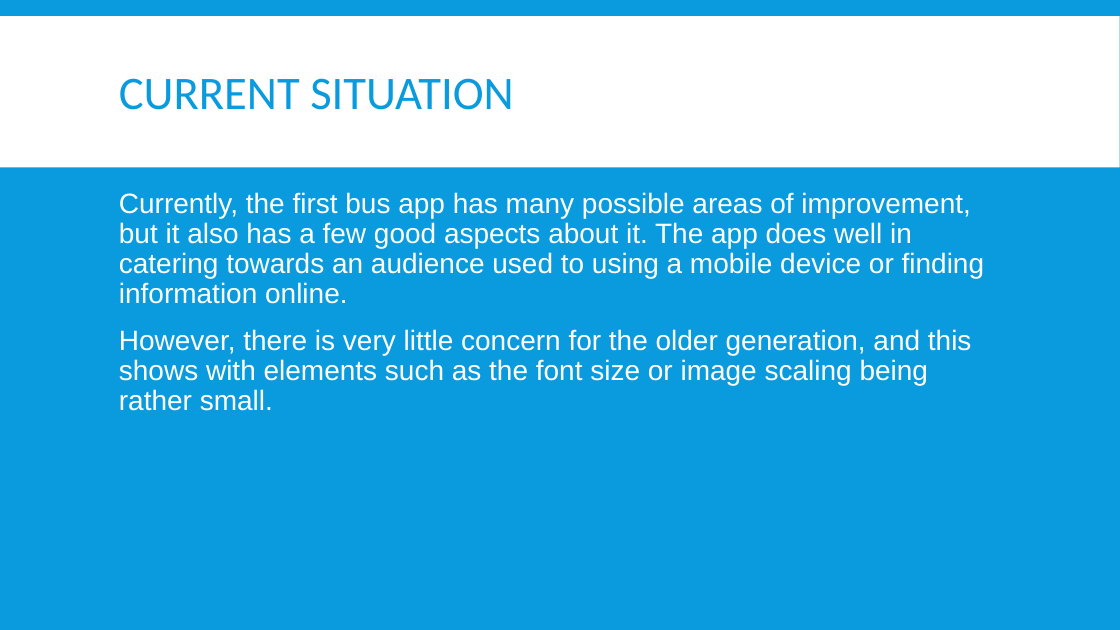
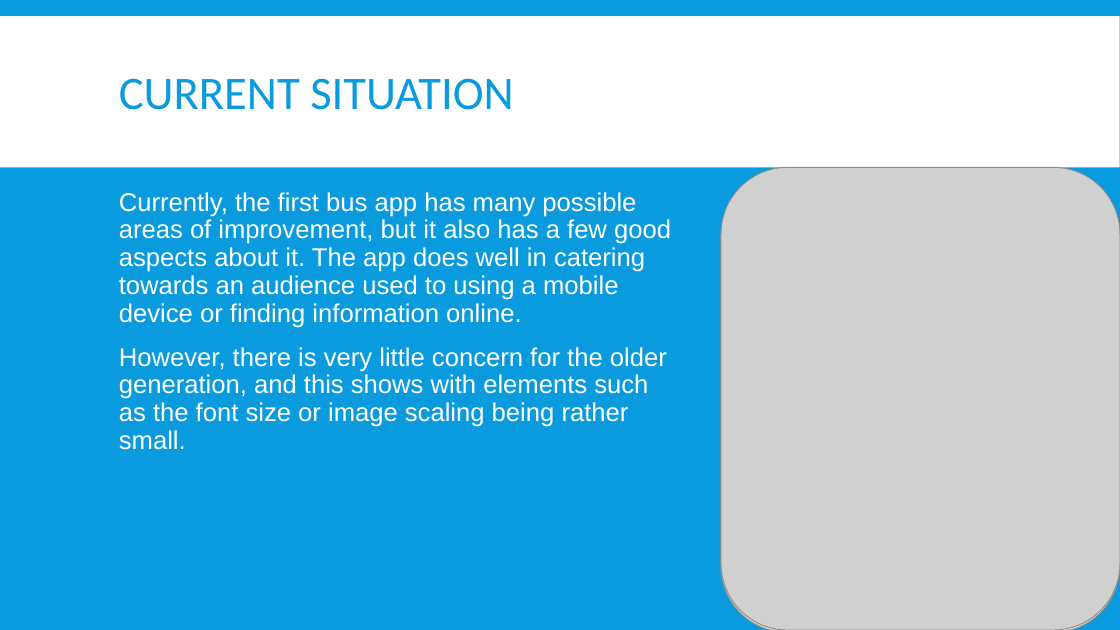
Before and after one commit to RandumbFluke/Design_Contexts_Year_1, a slide deck: slide 2 of Assignment 1/Design Brief/design brief.pptx. Drawn at 1120x630 pixels with LibreOffice and Linux fonts; fonts in the diff are those of the drawing; grey boxes stand for pictures. Boxes give left, top, right and bottom in pixels: in the first picture for what was removed or moved away, otherwise in the second. Text is boxed around its words. In the diff, an @@ line names an element or a change of style, - is before the commit and + after.

```diff
--- a/Assignment 1/Design Brief/design brief.pptx
+++ b/Assignment 1/Design Brief/design brief.pptx
@@ picture added at [721, 170, 1120, 630] @@
@@ picture added at [721, 167, 1120, 630] @@
@@ text "Currently, the first bus app ..." at [119, 192, 671, 450]: size 24 to 22 pt @@
```
Also in this commit, not shown: 4 other slides changed, 4 other files.
